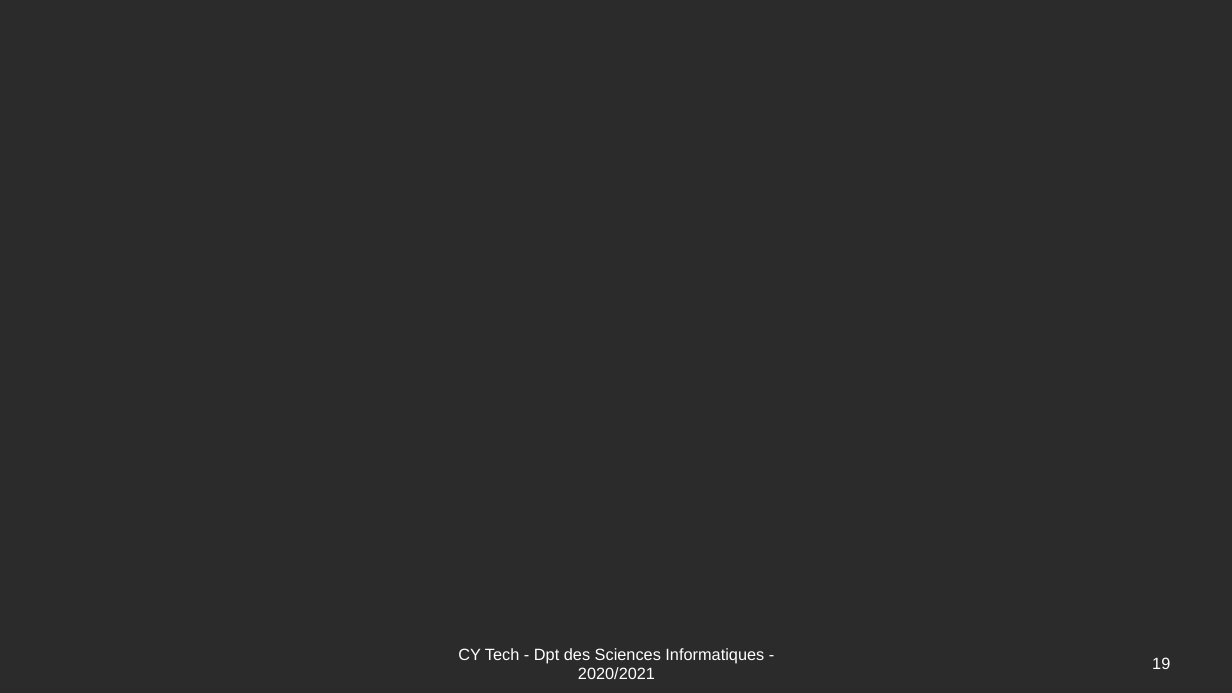
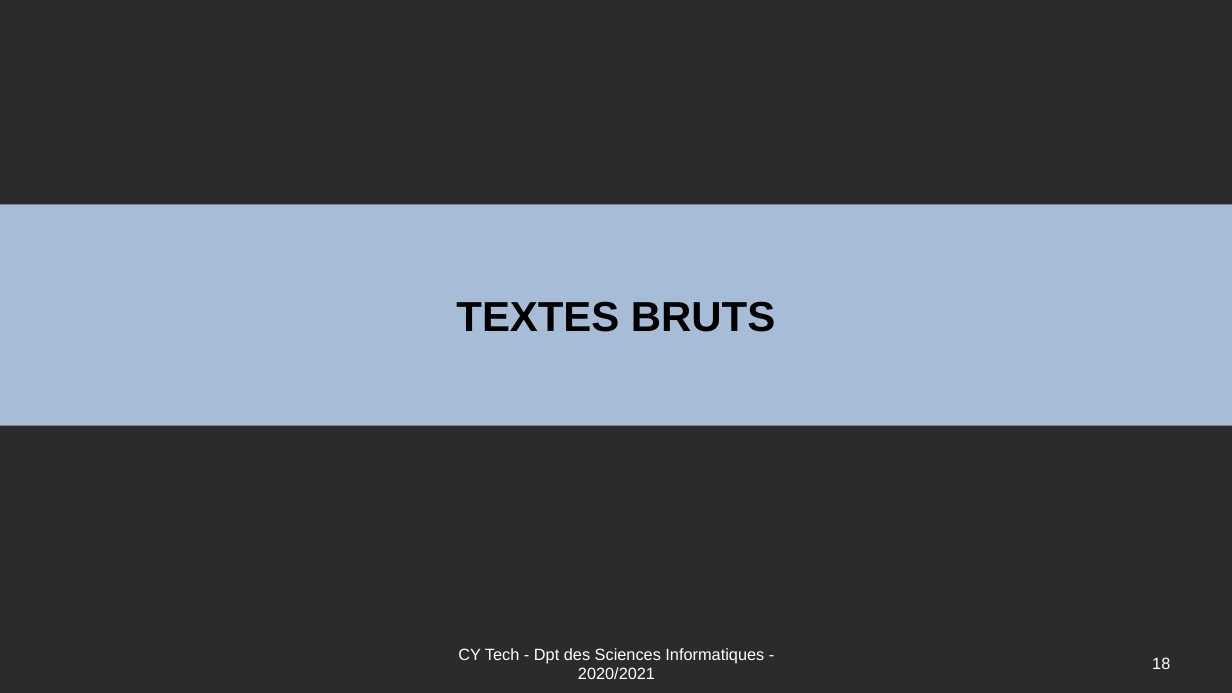
Before and after one commit to Romuald78/pyArcade, a slide deck: slide 18 of doc/UE_Libre_Jeu_Arcade_Documentation.odp (slide 19 before the commit). Drawn at 1232x693 pixels with LibreOffice and Linux fonts; fonts in the diff are those of the drawing; background and template pictures are left out; a plain dark background stands for a picture behind light text. Boxes give left, top, right and bottom in pixels: in the first picture for what was removed or moved away, otherwise in the second. Text is boxed around its words. In the diff, an @@ line names an element or a change of style, - is before the commit and + after.

```diff
--- a/doc/UE_Libre_Jeu_Arcade_Documentation.odp
+++ b/doc/UE_Libre_Jeu_Arcade_Documentation.odp
@@ rectangle added at (0,204,1232,426), fill #A6BCD7, outline #808080 0 pt, 36 pt, text #000000, bold @@
+TEXTES BRUTS
@@ page number at (1152,657,1170,669): text changed @@
-19
+18
```
Also in this commit, not shown: 2 other slides changed, 5 slides added, 2 other files.
